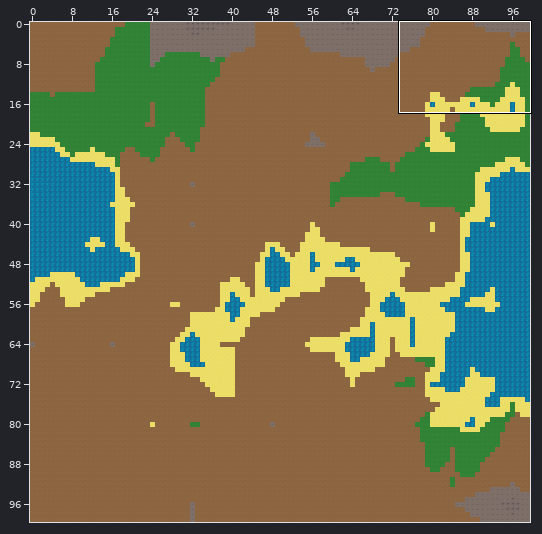
A Tiled map gets an edit: Graphics/Tileset/map.tmx. The picture above shows the old version from afar; the outline marks the close-up.
Close-up. Old version:
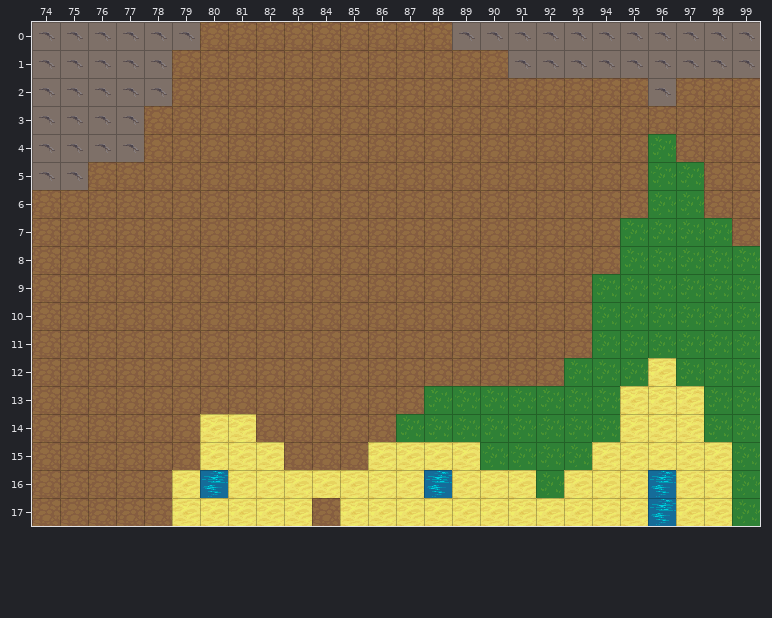
Cells are 32x32 px. Shown: x 74..99, y 0..17. The commit also changed other parts of the map, which this record leaves out.
Now the later version:
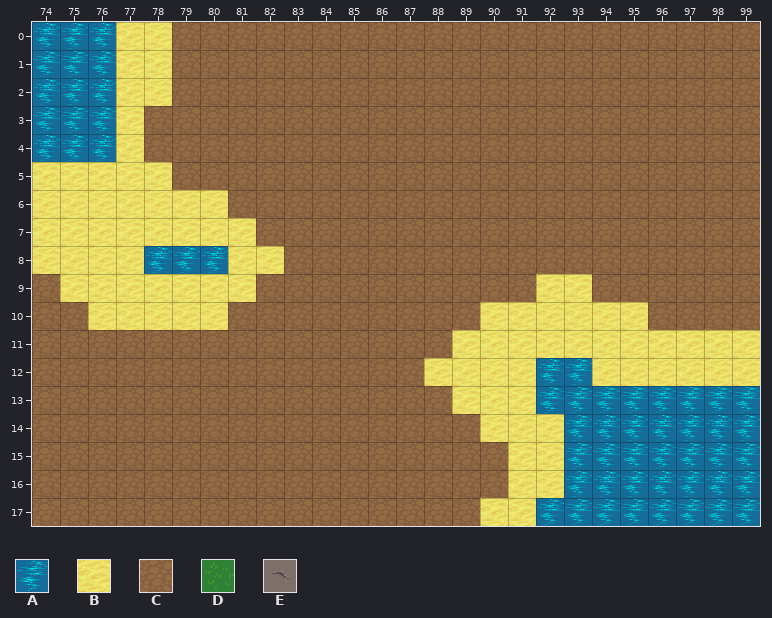
Key: from "map": A 1, B 2, C 3, D 4, E 5.
_ is an empty cell.
Change:
Layer "Tile Layer 1":
y 0: x 74..79 EEEEEE -> AAABBC; x 89..99 EEEEEEEEEEE -> CCCCCCCCCCC
y 1: x 74..78 EEEEE -> AAABB; x 91..99 EEEEEEEEE -> CCCCCCCCC
y 2: x 74..78 EEEEE -> AAABB; x 96 E -> C
y 3: x 74..77 EEEE -> AAAB
y 4: x 74..77 EEEE -> AAAB; x 96 D -> C
y 5: x 74..78 EECCC -> BBBBB; x 96..97 DD -> CC
y 6: x 74..80 CCCCCCC -> BBBBBBB; x 96..97 DD -> CC
y 7: x 74..81 CCCCCCCC -> BBBBBBBB; x 95..98 DDDD -> CCCC
y 8: x 74..82 CCCCCCCCC -> BBBBAAABB; x 95..99 DDDDD -> CCCCC
y 9: x 75..81 CCCCCCC -> BBBBBBB; x 92..99 CCDDDDDD -> BBCCCCCC
y 10: x 76..80 CCCCC -> BBBBB; x 90..99 CCCCDDDDDD -> BBBBBBCCCC
y 11: x 89..99 CCCCCDDDDDD -> BBBBBBBBBBB
y 12: x 88..95 CCCCCDDD -> BBBBAABB; x 97..99 DDD -> BBB
y 13: x 88..99 DDDDDDDBBBDD -> CBBBAAAAAAAA
y 14: x 80..81 BB -> CC; x 87..99 DDDDDDDDBBBDD -> CCCBBBAAAAAAA
y 15: x 80..82 BBB -> CCC; x 86..99 BBBBDDDDBBBBBD -> CCCCCBBAAAAAAA
y 16: x 79..90 BABBBBBBBABB -> CCCCCCCCCCCC; x 92..95 DBBB -> BAAA; x 97..99 BBD -> AAA
y 17: x 79..83 BBBBB -> CCCCC; x 85..89 BBBBB -> CCCCC; x 92..95 BBBB -> AAAA; x 97..99 BBD -> AAA
Pixel boxes of the changes (left, top, right, bottom) in both close-ups:
changed: (32, 22, 760, 526)
